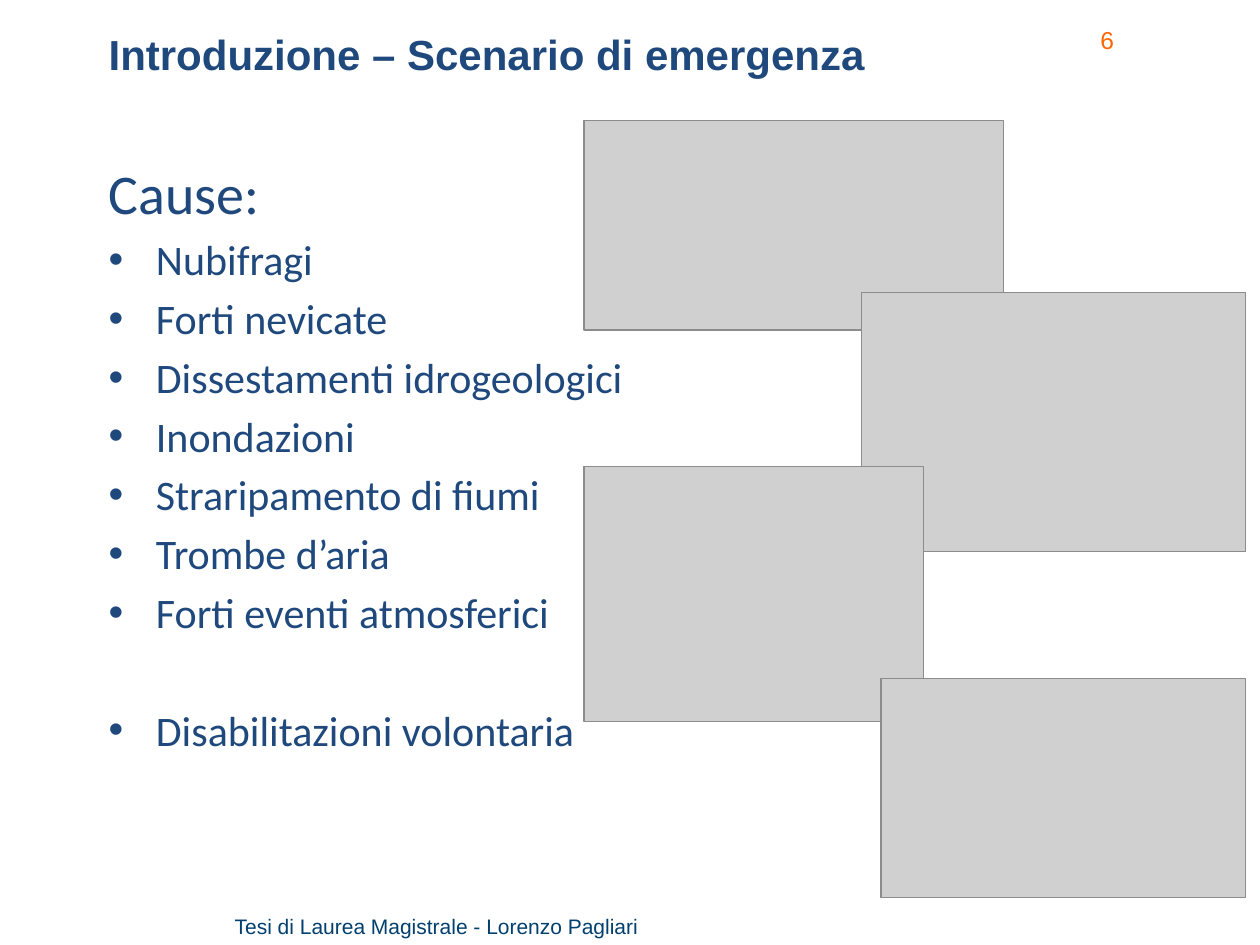
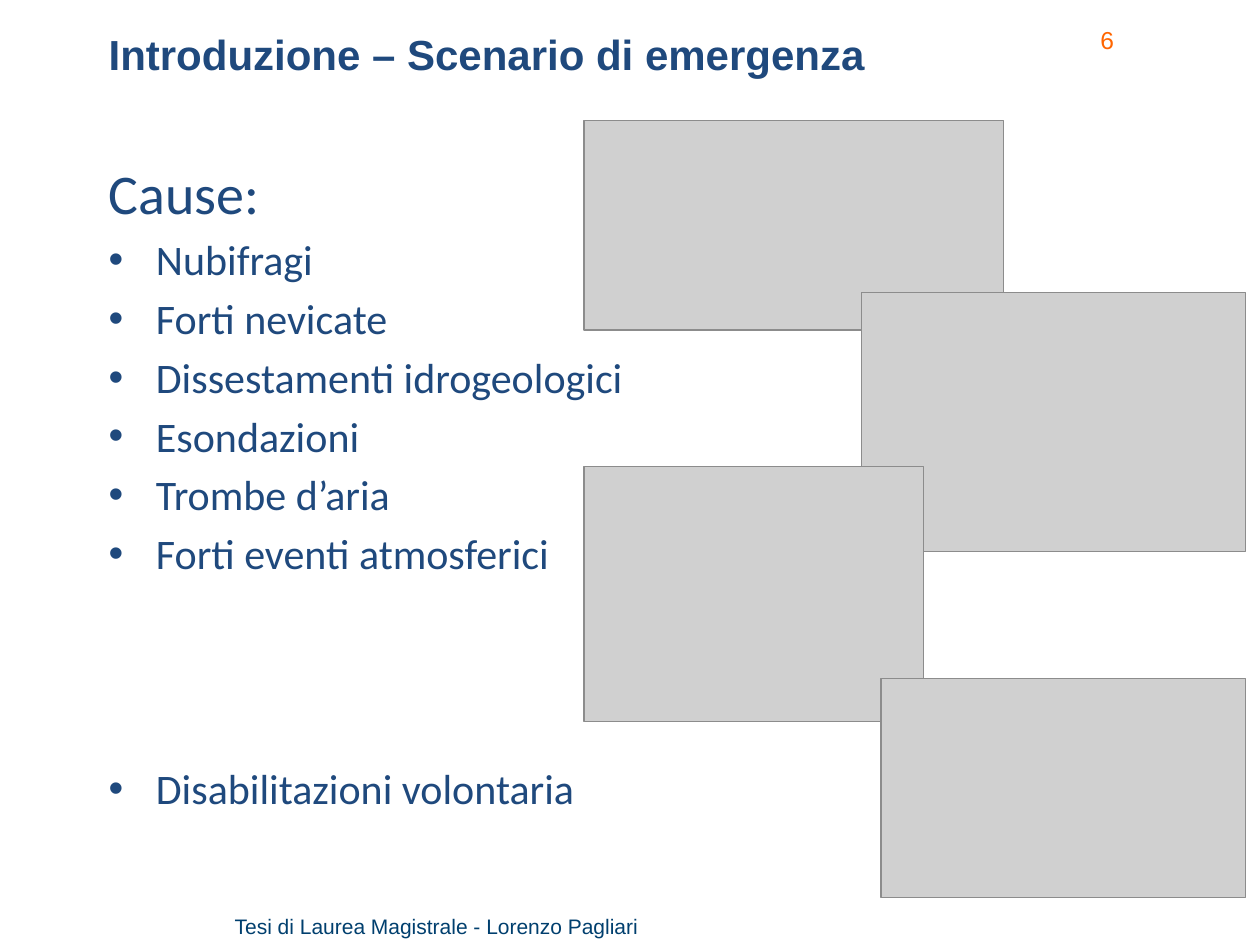
Before and after one commit to lorenzo-pagliari/Tesi, a slide deck: slide 6 of presentazione/Pagliari Lorenzo - presentazione_v2.pptx. Drawn at 1260x945 pixels with LibreOffice and Linux fonts; fonts in the diff are those of the drawing; grey boxes stand for pictures; background and template pictures are left out. Boxes give left, top, right and bottom in pixels: in the first picture for what was removed or moved away, otherwise in the second. Text is boxed around its words. In the diff, an @@ line names an element or a change of style, - is before the commit and + after.

```diff
--- a/presentazione/Pagliari Lorenzo - presentazione_v2.pptx
+++ b/presentazione/Pagliari Lorenzo - presentazione_v2.pptx
@@ text at <box>156,423,359,453</box>: text changed @@
-• Inondazioni
-• Straripamento di fiumi
+• Esondazioni
```
Also in this commit, not shown: 3 other slides changed, 1 slide removed, 22 other files.
